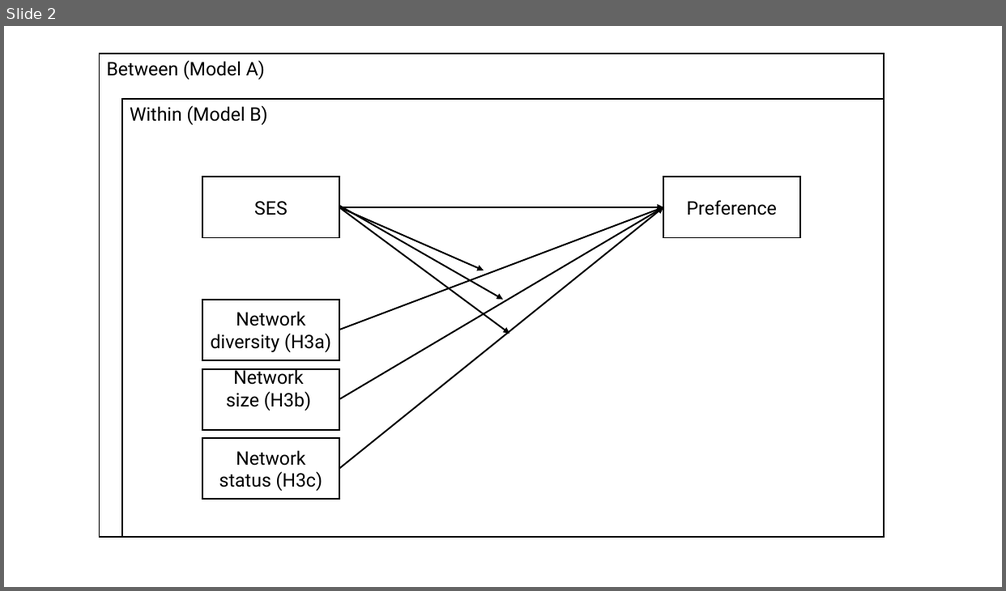
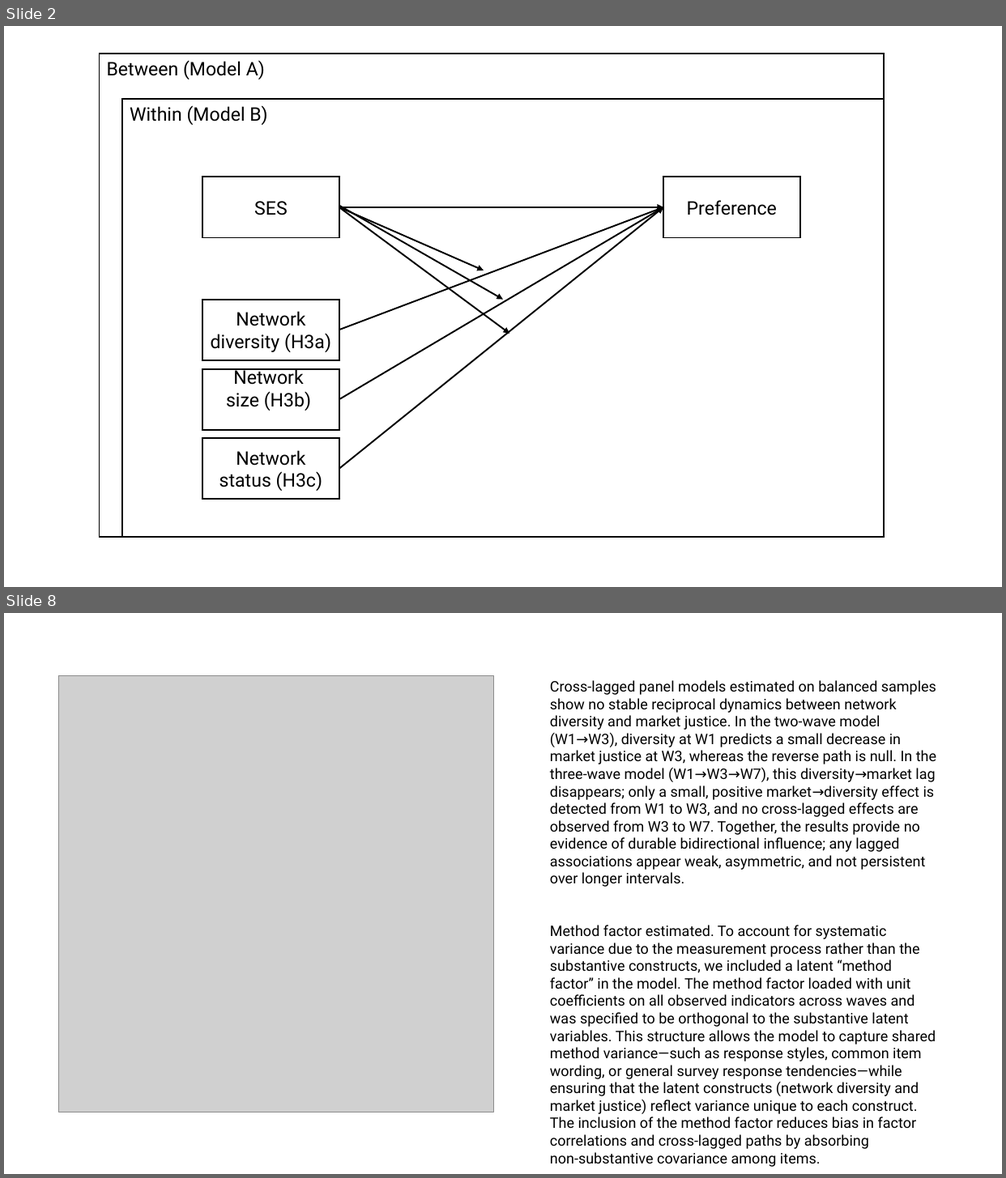
Before and after one commit to class-networks-inequality-cohesion/refgroup-social, a slide deck: output/images/paper2_scheme.pptx. Shown one above the other, each under a label of ours: slide 2 before the commit, slides 2 and 8 after it; the slides between them are not shown. The pictures are 1006x591 and 1006x1178 pixels, drawn with LibreOffice and Linux fonts; fonts in the diff are those of the drawing; grey boxes stand for pictures. Boxes give left, top, right and bottom in pixels: in the first picture for what was removed or moved away, otherwise in the second. Text is boxed around its words. In the diff, an @@ line names an element or a change of style, - is before the commit and + after.

Commit message:
update casual path

```diff
--- a/output/images/paper2_scheme.pptx
+++ b/output/images/paper2_scheme.pptx
@@ slide 8 added at (4,613,1002,1174), background #FFFFFF @@
@@ picture added at (58,675,493,1112) @@
@@ text added at (550,680,936,1167), 14 pt, text #000000 @@
+Cross‑lagged panel models estimated on balanced samples show no stable reciprocal dynamics between network diversity and market justice. In the two‑wave model (W1→W3), diversity at W1 predicts a small decrease in market justice at W3, whereas the reverse path is null. In the three‑wave model (W1→W3→W7), this diversity→market lag disappears; only a small, positive market→diversity effect is detected from W1 to W3, and no cross‑lagged effects are observed from W3 to W7. Together, the results provide no evidence of durable bidirectional influence; any lagged associations appear weak, asymmetric, and not persistent over longer intervals.
+Method factor estimated. To account for systematic variance due to the measurement process rather than the substantive constructs, we included a latent “method factor” in the model. The method factor loaded with unit coefficients on all observed indicators across waves and was specified to be orthogonal to the substantive latent variables. This structure allows the model to capture shared method variance—such as response styles, common item wording, or general survey response tendencies—while ensuring that the latent constructs (network diversity and market justice) reflect variance unique to each construct. The inclusion of the method factor reduces bias in factor correlations and cross‑lagged paths by absorbing non‑substantive covariance among items.
```
Also in this commit, not shown: 6 other slides added, 46 other files.
